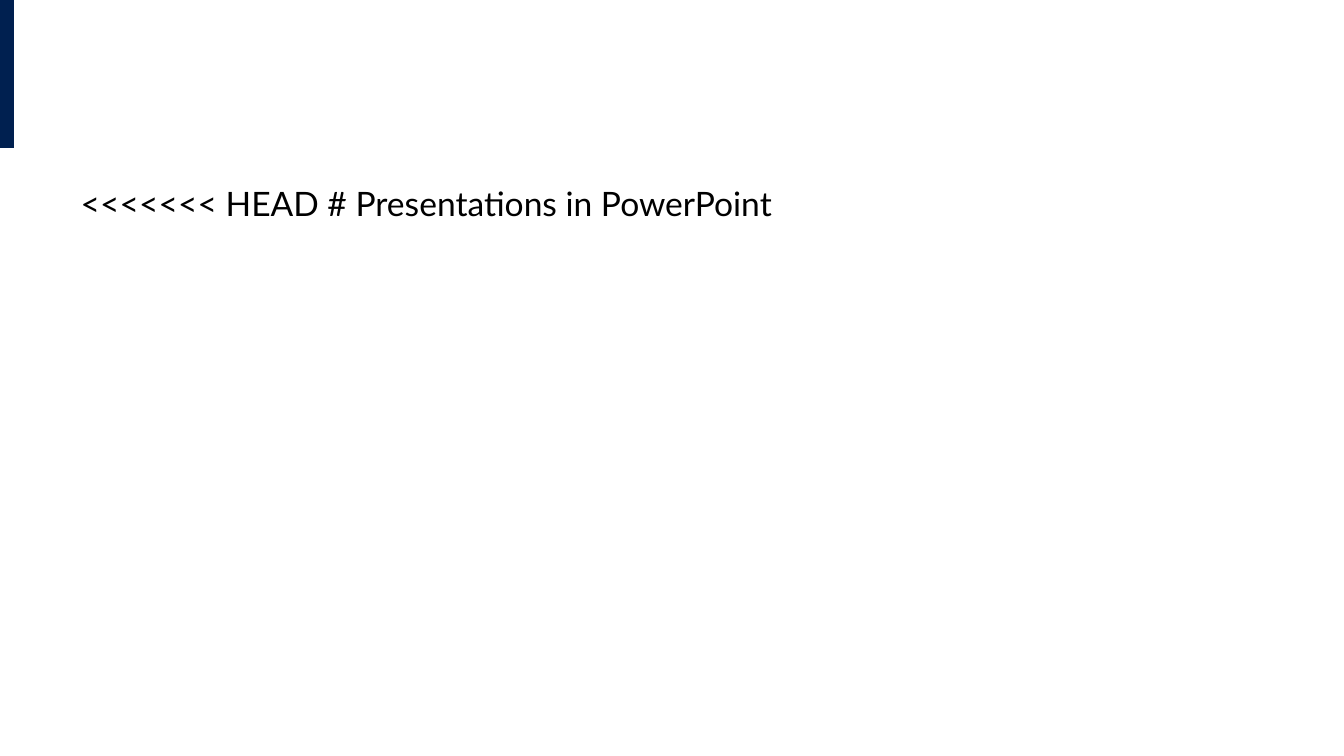
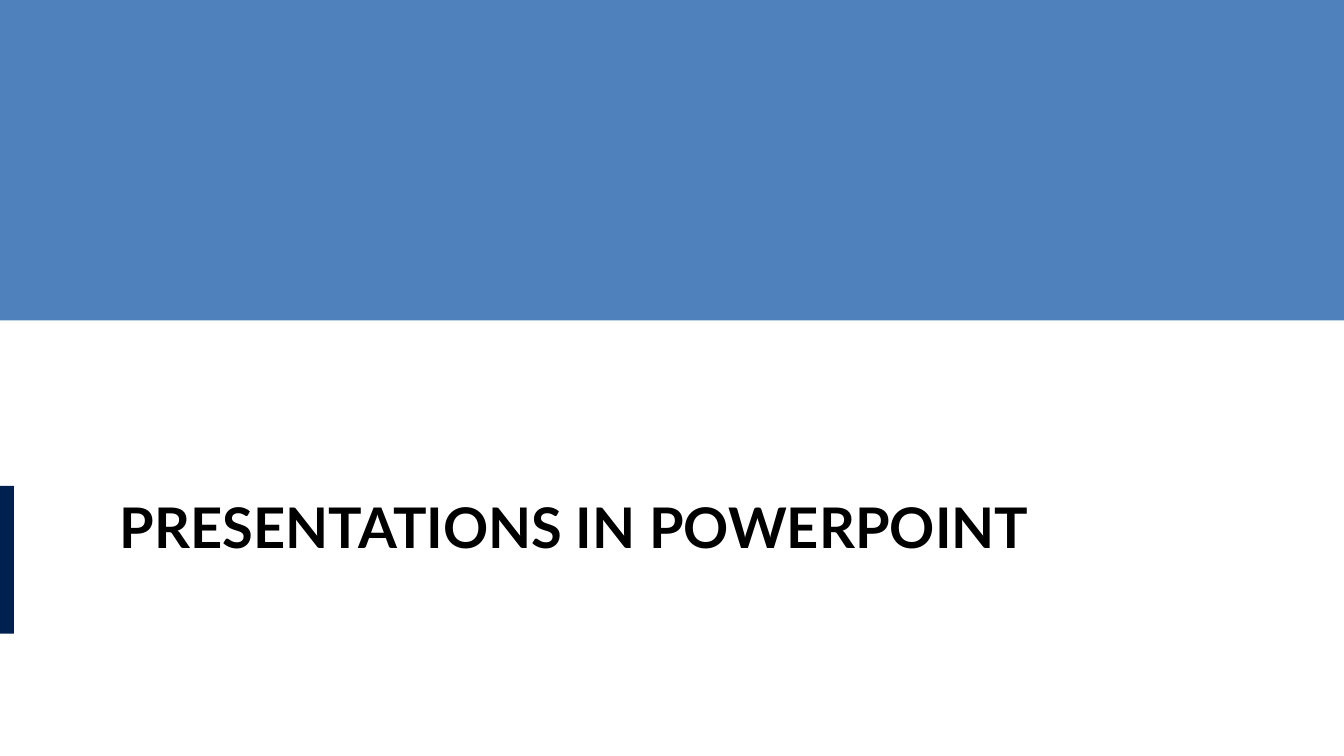
Before and after one commit to lucas-a-meyer/using-quarto, a slide deck: slide 12 of docs/presentation.pptx. Drawn at 1344x756 pixels with LibreOffice and Linux fonts; fonts in the diff are those of the drawing. Boxes give left, top, right and bottom in pixels: in the first picture for what was removed or moved away, otherwise in the second. Text is boxed around its words. In the diff, an @@ line names an element or a change of style, - is before the commit and + after.

```diff
--- a/docs/presentation.pptx
+++ b/docs/presentation.pptx
@@ rectangle added at (0, 0, 1344, 320), fill #4F81BD @@
@@ rectangle: place and size @@
-rectangle at (0, 0, 13, 148)
+rectangle at (0, 485, 13, 633)
@@ title at (120, 507, 1028, 549): text changed; size 18 to 30 pt; bold on @@
-<<<<<<< HEAD # Presentations in PowerPoint
+PRESENTATIONS IN POWERPOINT
```
Also in this commit, not shown: 2 other slides changed, 1 slide added, 1 slide removed, 12 other files.
